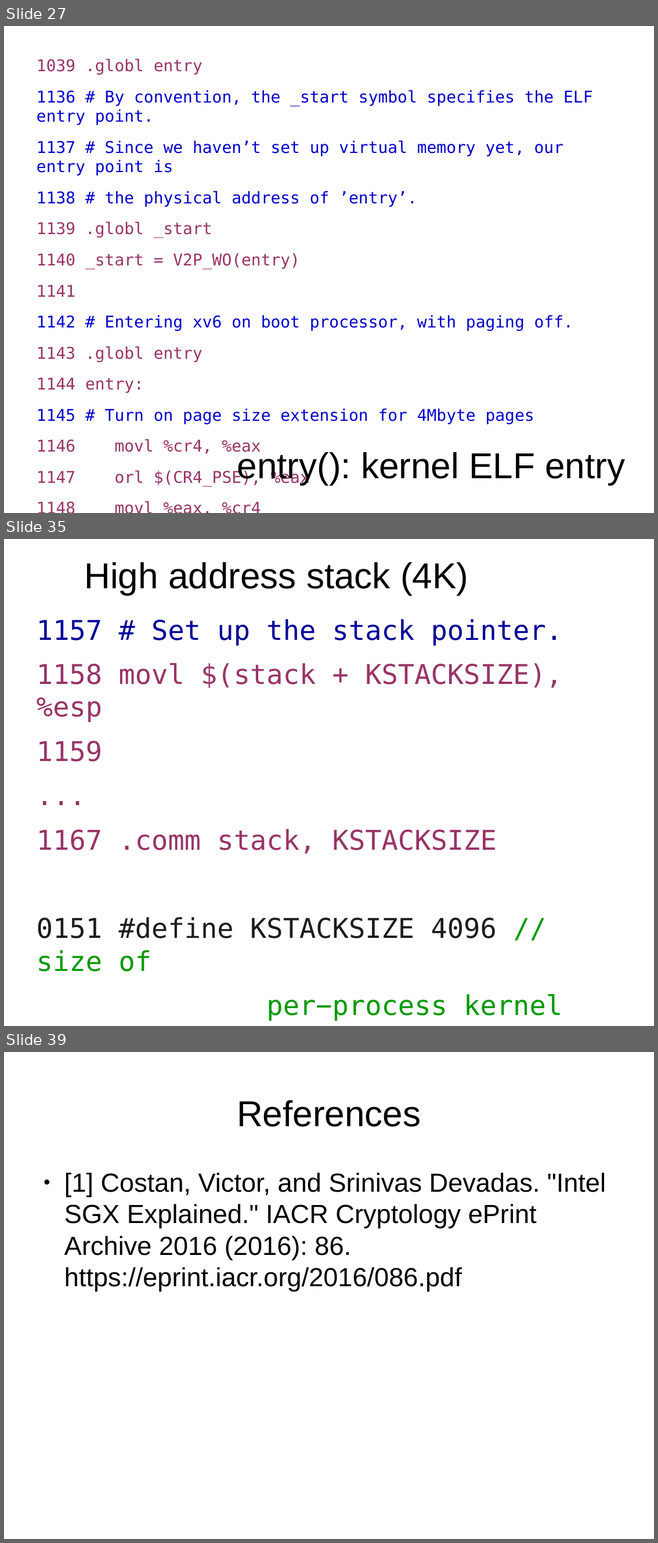
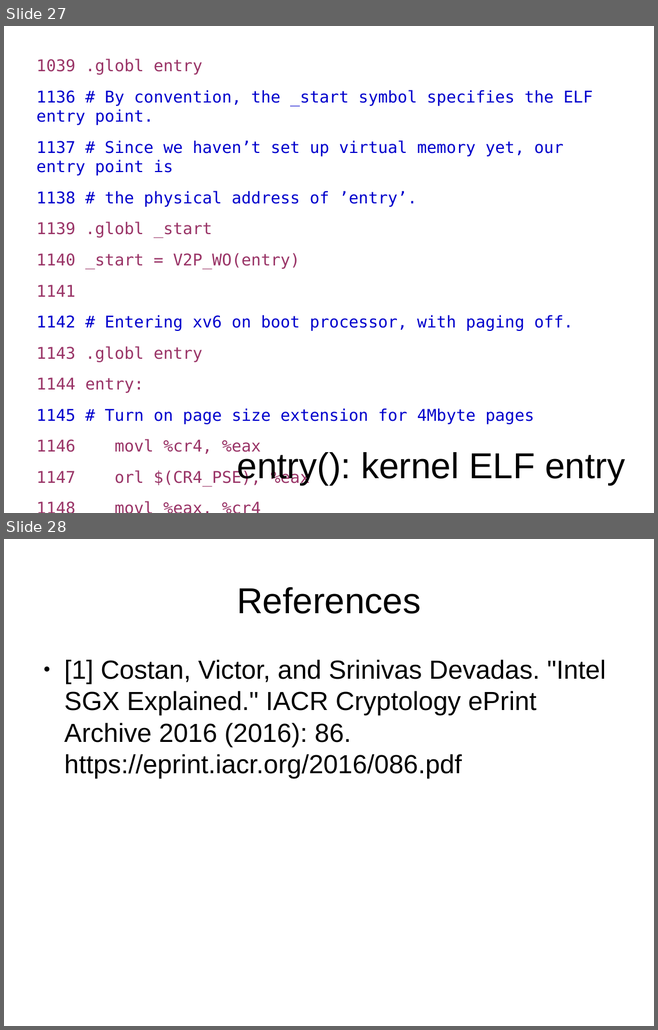
Before and after one commit to antonburtsev/cs5460, a slide deck: lectures/lecture07-system-boot/lecture07-system-boot.odp. Shown one above the other, each under a label of ours: slides 27, 35 and 39 before the commit, slides 27 and 28 after it; the slides between them are not shown. The pictures are 658x1543 and 658x1030 pixels, drawn with LibreOffice and Linux fonts; fonts in the diff are those of the drawing. Boxes give left, top, right and bottom in pixels: in the first picture for what was removed or moved away, otherwise in the second. Text is boxed around its words. In the diff, an @@ line names an element or a change of style, - is before the commit and + after.

Commit message:
Lecture 09 -- Finishing kernel boot

```diff
--- a/lectures/lecture07-system-boot/lecture07-system-boot.odp
+++ b/lectures/lecture07-system-boot/lecture07-system-boot.odp
@@ slide 35 removed at [4, 539, 654, 1026], background #FFFFFF @@
@@ title removed at [84, 562, 468, 595] @@
-High address stack (4K)
@@ text removed at [36, 619, 563, 1021] @@
-1157 # Set up the stack pointer.
-1158 movl $(stack + KSTACKSIZE), %esp
-1159
-...
-1167 .comm stack, KSTACKSIZE
-0151 #define KSTACKSIZE 4096 // size of
-per−process kernel stack
@@ what was slide 39 is now slide 28 @@
```
Also in this commit, not shown: 10 other slides removed, 6 other files.
